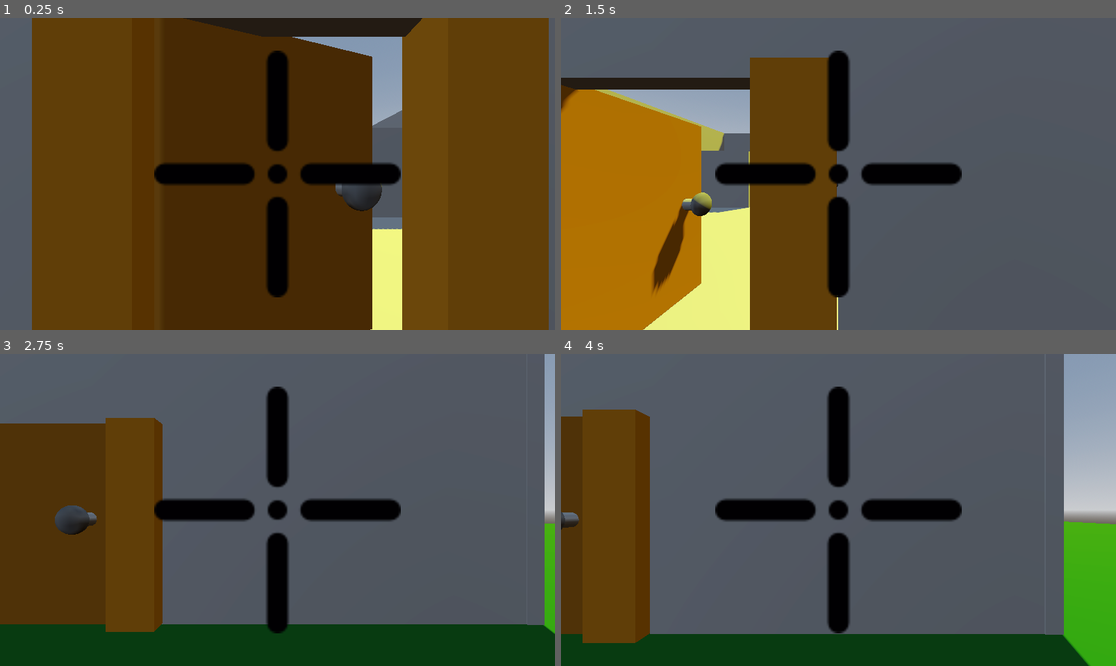
Above: before the commit, frames 1-4 (two rows, left to right).
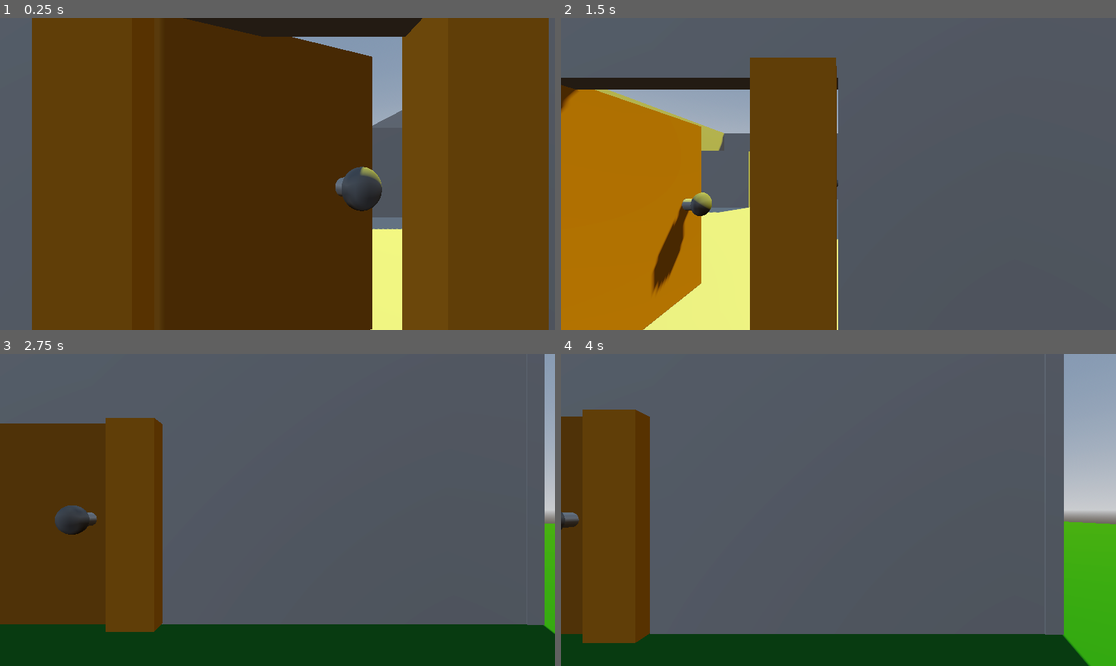
Above: after the commit, the same moments.

Repository: Matthew-CS11/The-Babysitter
Game: Godot game, scene res://world.tscn
Two runs of this game, one before a commit and one after it. Both use one fixed random seed, a clock stepped at 60 frames per second and the inputs below.
Inputs (mouse positions are in pixels of both pictures, inside the frame that each line leads up to):
- Up to frame 1 (0.25 s): no input
- Up to frame 2 (1.5 s): move the mouse to (960, 158) at 0.52 s; hold D (right) 0.53-1.28 s; tap W (forawrd) at 0.6, 1.35 s; tap Space (jump) at 0.77 s; move the mouse to (727, 189) at 1.27 s; hold S (backward) from 1.28 s (still down)
- Up to frame 3 (2.75 s): tap Space (jump) at 1.52 s; move the mouse to (333, 441) at 2.02 s; release S (backward) at 2.03 s; hold D (right) from 2.03 s (still down); tap W (forawrd) at 2.1 s
- Up to frame 4 (4 s): move the mouse to (810, 572) at 2.77 s; tap W (forawrd) at 2.85, 3.6 s; tap Space (jump) at 3.02, 3.77 s; move the mouse to (1005, 556) at 3.52 s; release D (right) at 3.53 s; hold A (left) from 3.53 s (still down)

The runs differ from the first frame. In frame 1, 5.2% of the frame differs, in the area x 27-73%, y 10-90%; in frame 2, 5.3%; in frame 3, 5.3%; in frame 4, 5.3%.

Commit message:
start crosshair

Diff:
--- a/the-babysitter/world.tscn
+++ b/the-babysitter/world.tscn
@@ -2,7 +2,6 @@
 
 [ext_resource type="PackedScene" uid="uid://daoap32qdu4kg" path="res://player/player.tscn" id="1_f3sb7"]
 [ext_resource type="PackedScene" uid="uid://dh8xkvqocyic7" path="res://house/door.tscn" id="2_fj7yv"]
-[ext_resource type="Texture2D" uid="uid://b7ge5ne28vxvh" path="res://cruss.png" id="3_tlwt5"]
 
 [sub_resource type="ProceduralSkyMaterial" id="ProceduralSkyMaterial_f3sb7"]
 sky_horizon_color = Color(0.66224277, 0.6717428, 0.6867428, 1)
@@ -126,7 +125,6 @@
 size = Vector3(6.196907, 1.1411076, 0.7491455)
 
 [node name="cross" type="CanvasLayer" parent="." unique_id=422290267]
-follow_viewport_enabled = true
 
 [node name="Control" type="Control" parent="cross" unique_id=816745249]
 layout_mode = 3
@@ -137,7 +135,7 @@
 grow_vertical = 2
 
 [node name="TextureRect" type="TextureRect" parent="cross/Control" unique_id=1296622261]
-custom_minimum_size = Vector2(16, 16)
+custom_minimum_size = Vector2(64, 64)
 layout_mode = 1
 anchors_preset = 8
 anchor_left = 0.5
@@ -150,4 +148,3 @@
 offset_bottom = 256.0
 grow_horizontal = 2
 grow_vertical = 2
-texture = ExtResource("3_tlwt5")
